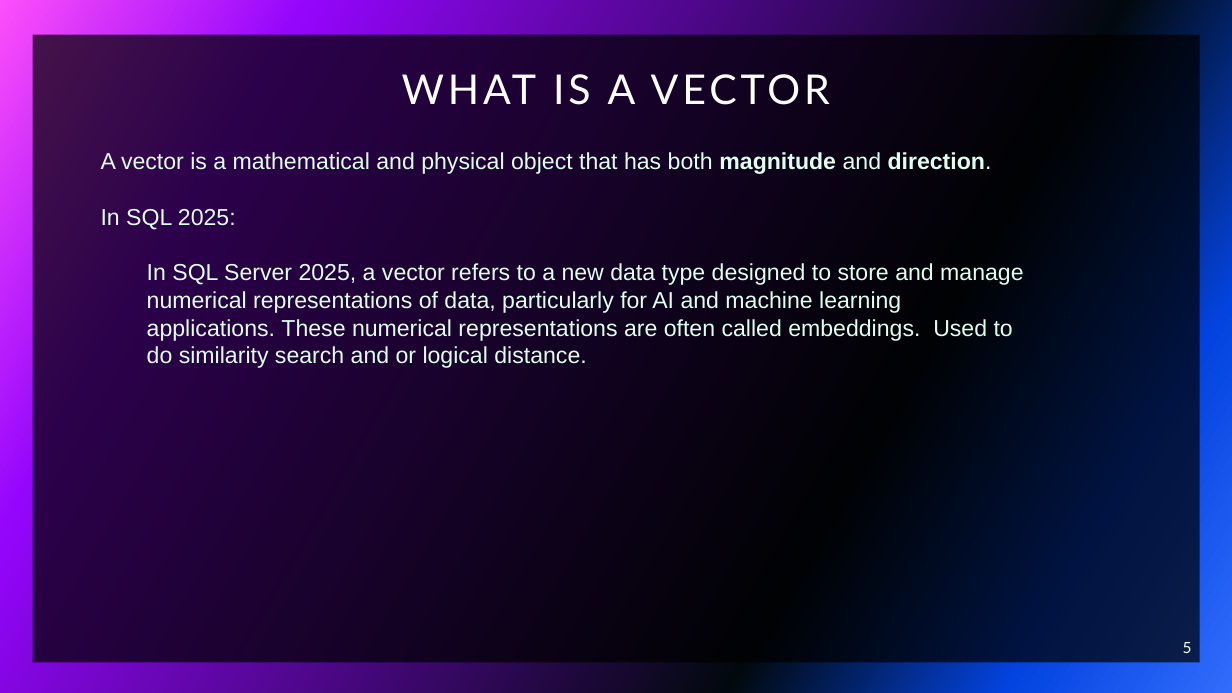
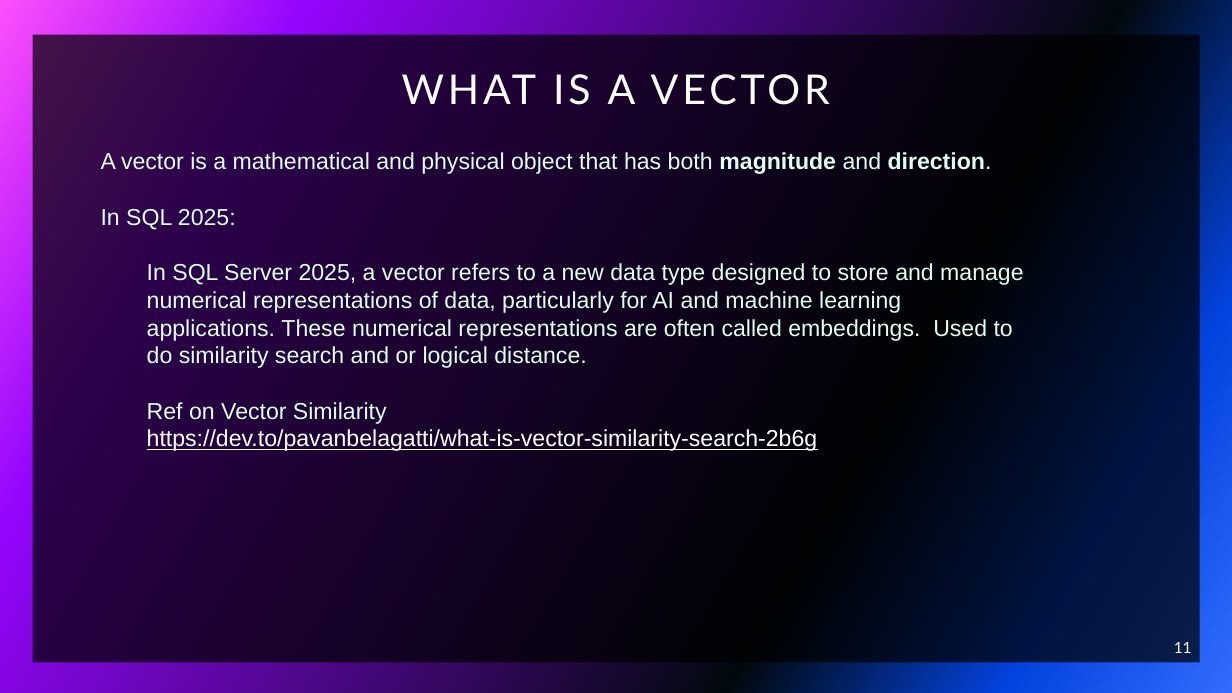
Before and after one commit to sqlbouncer/PSSUG_202512, a slide deck: slide 11 of PSSUG_202511.pptx (slide 5 before the commit). Drawn at 1232x693 pixels with LibreOffice and Linux fonts; fonts in the diff are those of the drawing. Boxes give left, top, right and bottom in pixels: in the first picture for what was removed or moved away, otherwise in the second. Text is boxed around its words. In the diff, an @@ line names an element or a change of style, - is before the commit and + after.

```diff
--- a/PSSUG_202511.pptx
+++ b/PSSUG_202511.pptx
@@ text at [147, 402, 818, 452]: paragraphs added @@
+  Ref on Vector Similarity
+  https://dev.to/pavanbelagatti/what-is-vector-similarity-search-2b6g
@@ page number at [1174, 642, 1192, 653]: text changed @@
-5
+11
```
Also in this commit, not shown: 2 other slides changed, 7 slides added, 2 slides removed, 4 other files.
